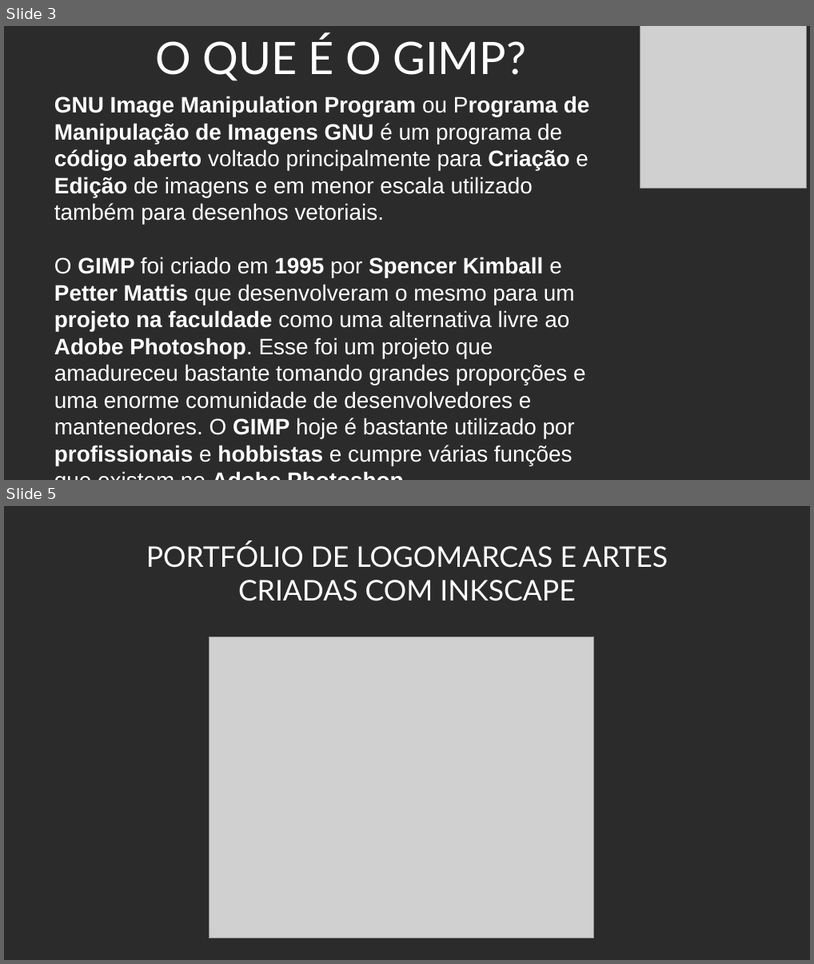
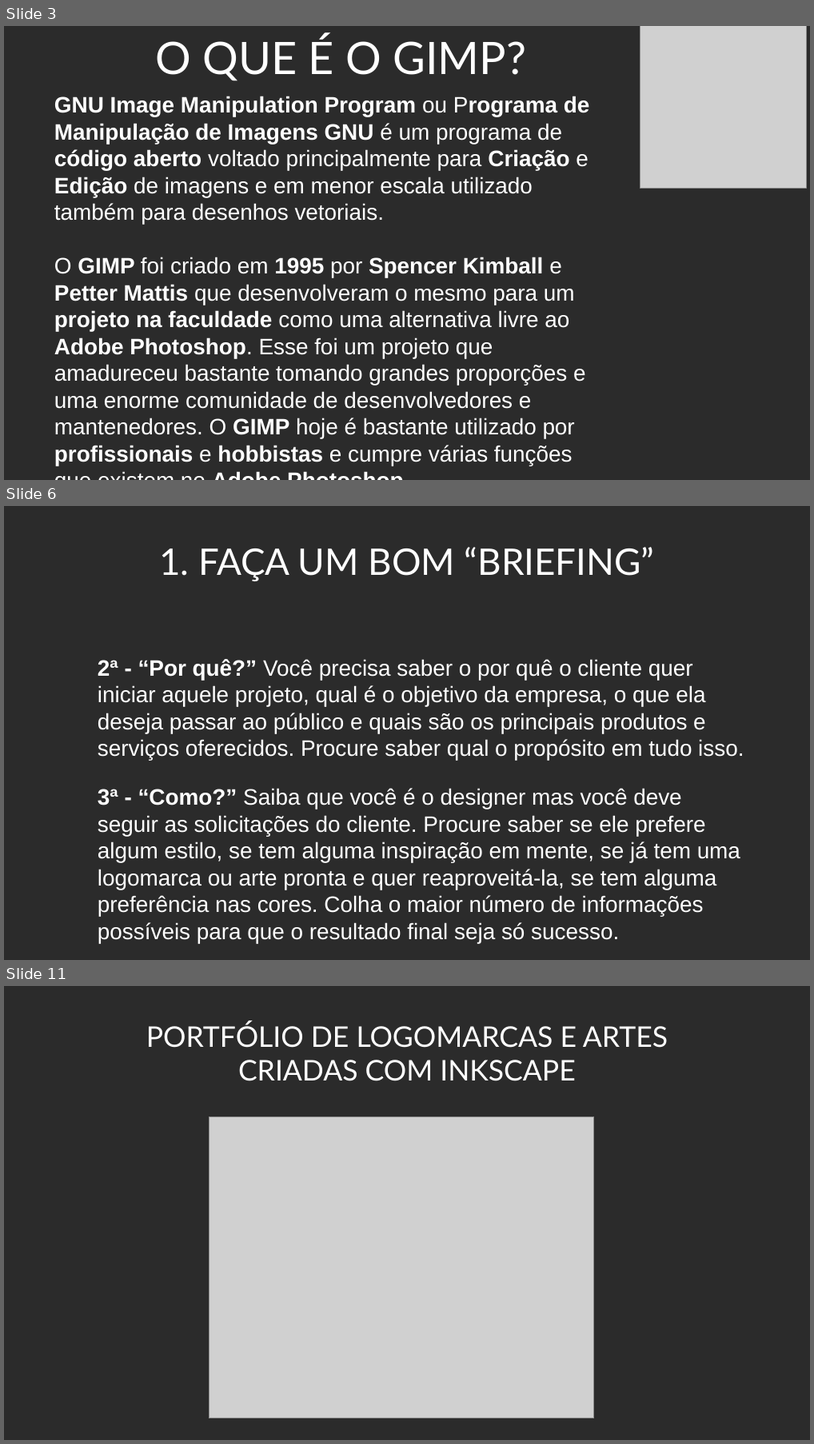
Before and after one commit to Doginnn/expotec2020, a slide deck: palestras/Expotec_2020_Criando logo INKSCAPE e GIMP.odp. Shown one above the other, each under a label of ours: slides 3 and 5 before the commit, slides 3, 6 and 11 after it; the slides between them are not shown. The pictures are 814x964 and 814x1444 pixels, drawn with LibreOffice and Linux fonts; fonts in the diff are those of the drawing; grey boxes stand for pictures; background and template pictures are left out; a plain dark background stands for a picture behind light text. Boxes give left, top, right and bottom in pixels: in the first picture for what was removed or moved away, otherwise in the second. Text is boxed around its words. In the diff, an @@ line names an element or a change of style, - is before the commit and + after.

```diff
--- a/palestras/Expotec_2020_Criando logo INKSCAPE e GIMP.odp
+++ b/palestras/Expotec_2020_Criando logo INKSCAPE e GIMP.odp
@@ slide 6 added at bbox=[4, 506, 810, 960], background picture (left out) @@
@@ text added at bbox=[159, 547, 655, 581], 36 pt, text #FFFFFF @@
+1. FAÇA UM BOM “BRIEFING”
@@ text added at bbox=[98, 659, 744, 943], 22 pt, text #FFFFFF @@
+2ª - “Por quê?” Você precisa saber o por quê o cliente quer iniciar aquele projeto, qual é o objetivo da empresa, o que ela deseja passar ao público e quais são os principais produtos e serviços oferecidos. Procure saber qual o propósito em tudo isso.
+3ª - “Como?” Saiba que você é o designer mas você deve seguir as solicitações do cliente. Procure saber se ele prefere algum estilo, se tem alguma inspiração em mente, se já tem uma logomarca ou arte pronta e quer reaproveitá-la, se tem alguma preferência nas cores. Colha o maior número de informações possíveis para que o resultado final seja só sucesso.
@@ what was slide 5 is now slide 11 @@
```
Also in this commit, not shown: 6 other slides added, 2 slides removed.
